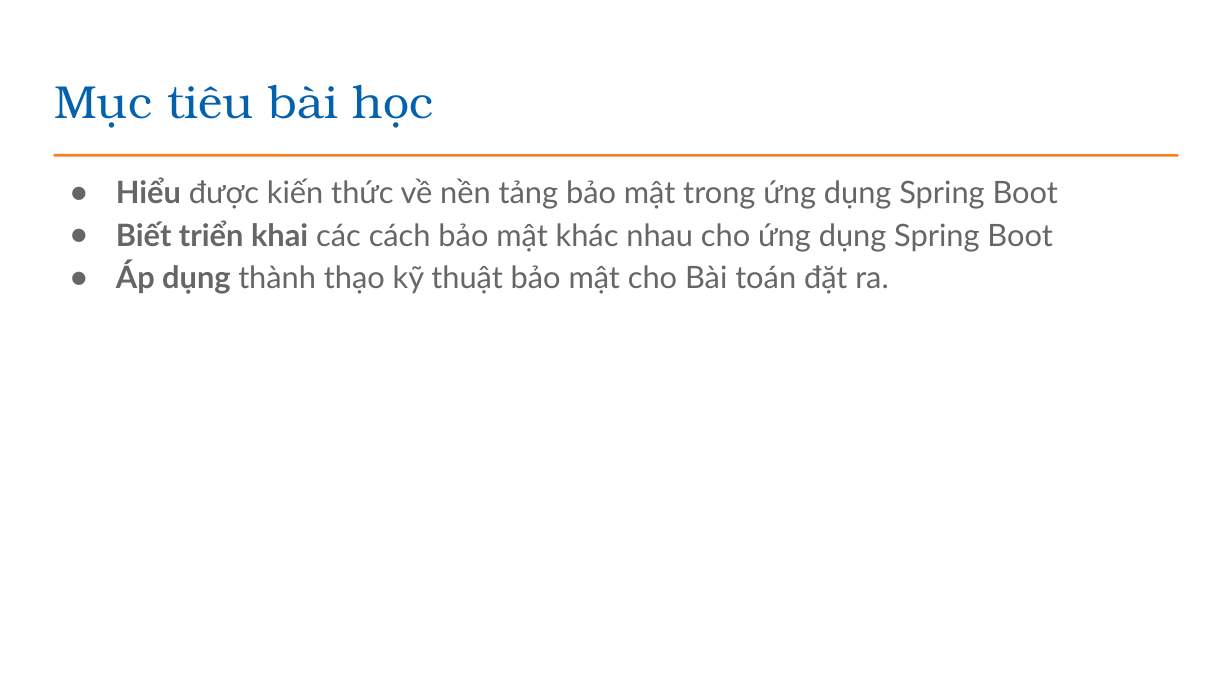
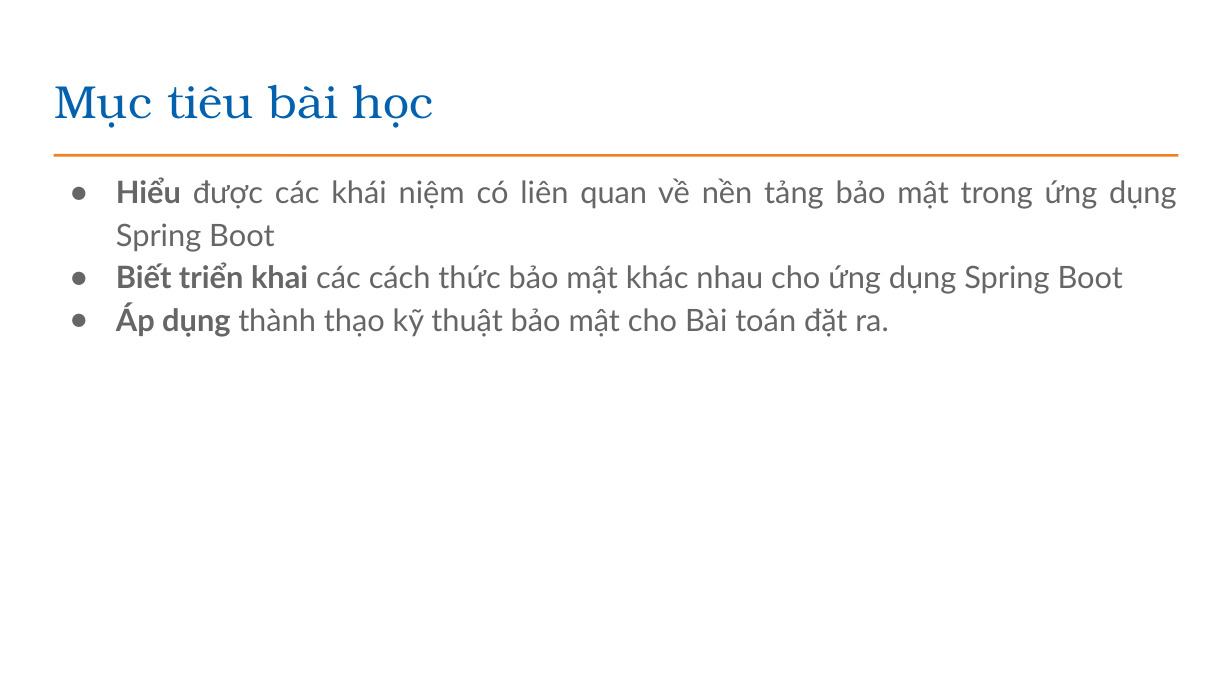
Before and after one commit to EdisonTechnologyAcademy/Java---Construction, a slide deck: slide 2 of presentations/Bài 25_Bao mat trong Java Spring Boot.pptx. Drawn at 1232x693 pixels with LibreOffice and Linux fonts; fonts in the diff are those of the drawing; background and template pictures are left out. Boxes give left, top, right and bottom in pixels: in the first picture for what was removed or moved away, otherwise in the second. Text is boxed around its words. In the diff, an @@ line names an element or a change of style, - is before the commit and + after.

Commit message:
update

```diff
--- a/presentations/Bài 25_Bao mat trong Java Spring Boot.pptx
+++ b/presentations/Bài 25_Bao mat trong Java Spring Boot.pptx
@@ text at (x1=116, y1=177, x2=1177, y2=294): text changed @@
-● Hiểu được kiến thức về nền tảng bảo mật trong ứng dụng Spring Boot
-● Biết triển khai các cách bảo mật khác nhau cho ứng dụng Spring Boot
+● Hiểu được các khái niệm có liên quan về nền tảng bảo mật trong ứng dụng Spring Boot
+● Biết triển khai các cách thức bảo mật khác nhau cho ứng dụng Spring Boot
```
Also in this commit, not shown: 12 slides added, 2 slides removed.
